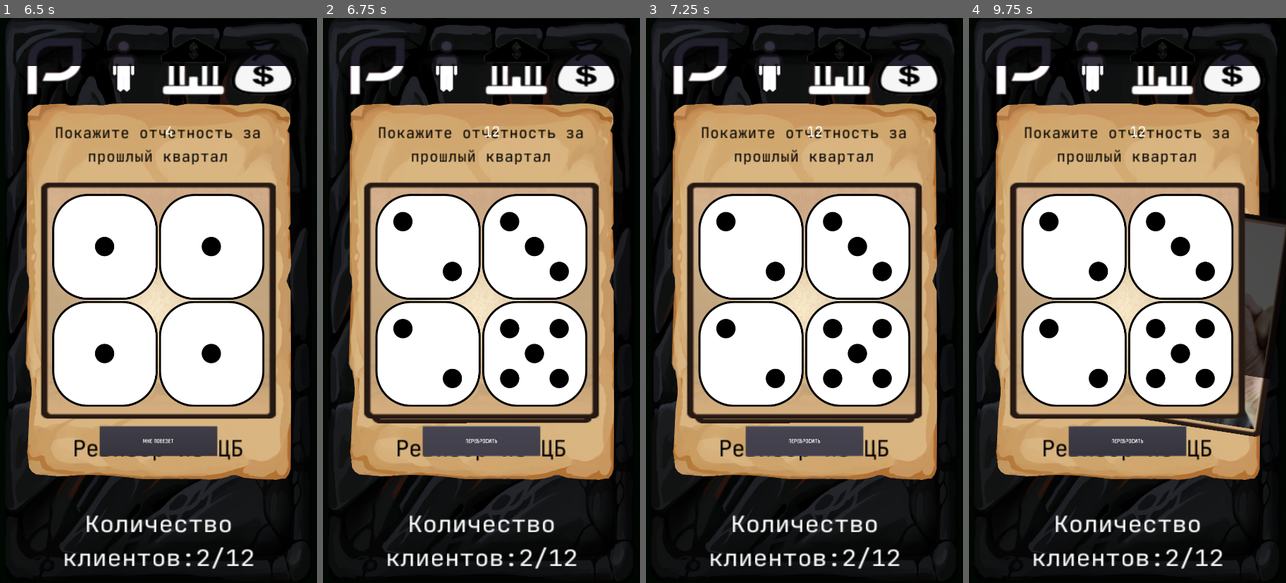
Above: before the commit, frames 1-4 (left to right).
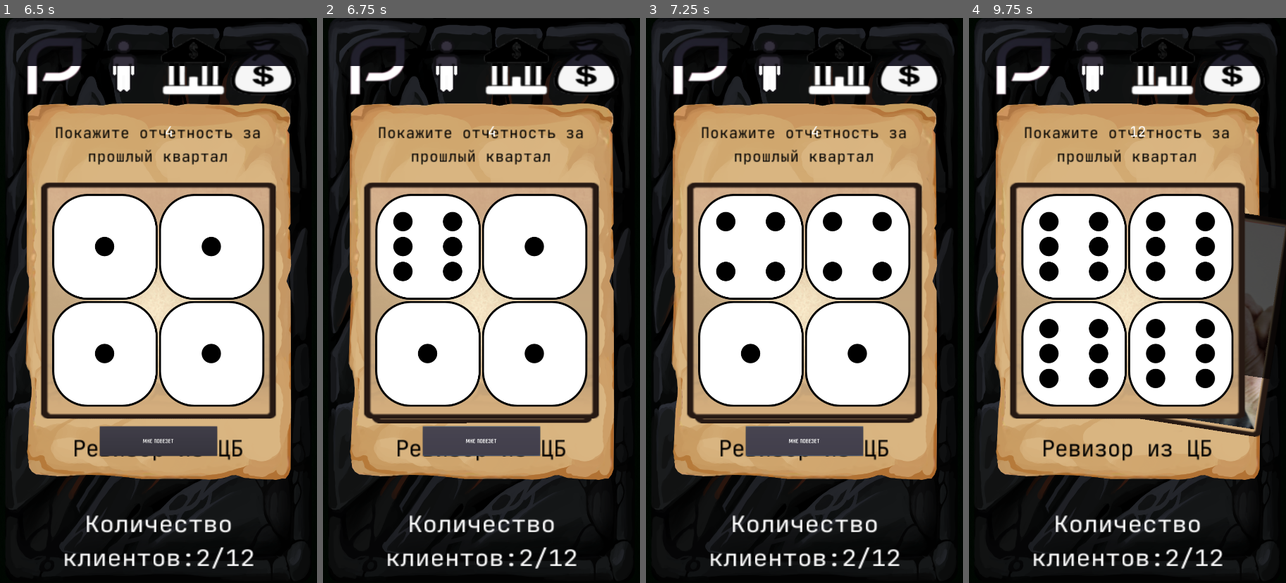
Above: after the commit, the same moments.

Repository: Nothengem/Detectivus
Game: Godot game, scene res://Scenes/StartMenu.tscn
The game is run twice, just before and just after one commit, with the same random seed, the same clock (stepped at 60 frames per second) and the same inputs.
Inputs (mouse positions are in pixels of both pictures, inside the frame that each line leads up to):
- Up to frame 1 (6.5 s): tap Enter at 0.5, 2, 4.25 s; move the mouse to (228, 272) at 0.52 s; click (228, 272) at 0.67 s; tap Space at 1.25, 2.75 s; drag from (95, 328) to (142, 413) at 1.27 s; move the mouse to (190, 176) at 2.02 s; click (190, 176) at 2.17 s; drag from (142, 413) to (63, 215) at 2.77 s; move the mouse to (253, 385) at 3.52 s; click (253, 385) at 3.67 s; drag from (63, 215) to (110, 159) at 4.27 s; move the mouse to (174, 300) at 5.02 s; click (174, 300) at 5.17 s; drag from (110, 159) to (95, 328) at 5.77 s
- Up to frame 2 (6.75 s): click "Мне повезет" at 6.5 s
- Up to frame 3 (7.25 s): no input
- Up to frame 4 (9.75 s): click "Перебросить" (after the commit: "Мне повезет") at 7.25 s; click "Перебросить" (after the commit: "Мне повезет") at 8 s; click "Перебросить" at 8.75 s; move the mouse to (1197, 272) at 9.52 s; click (1197, 272) at 9.67 s

Frame 1 is identical in both runs. In frame 2, 2.8% of the frame differs, in the area x 16-84%, y 19-76%; in frame 3, 2.6%; in frame 4, 5.1%, in the area x 16-84%, y 31-78%.

Commit message:
Добавлена анимация для дайсов. Поправлен счетчик дайса

Diff:
--- a/Scenes/Dice.gd
+++ b/Scenes/Dice.gd
@@ -4,7 +4,7 @@
 var Dice2
 var Dice3
 var Dice4
-var victory_number
+var victory_number = 0
 var limited_dice = 2
 var Dice_active
 var Dice2_active
@@ -15,16 +15,20 @@
 
 func _ready():
 	$Apperiance.play("Appearance")
+	Dice = 1
+	Dice2 = 1
+	Dice3 = 1
+	Dice4 = 1
 
 func _on_Dice4_ready():
 	Dice_update()
+	print(Dice, Dice2, Dice3, Dice4)
 
 func Dice_update():
 	Dice = $NinePatchRect/CenterContainer/VBoxContainer/HBoxContainer/Dice.my_random_number
 	Dice2 = $NinePatchRect/CenterContainer/VBoxContainer/HBoxContainer/Dice2.my_random_number
 	Dice3 = $NinePatchRect/CenterContainer/VBoxContainer/HBoxContainer2/Dice3.my_random_number
 	Dice4 = $NinePatchRect/CenterContainer/VBoxContainer/HBoxContainer2/Dice4.my_random_number
-	print(Dice, Dice2, Dice3, Dice4)
 
 func counter():
 	victory_number = Dice + Dice2 + Dice3 + Dice4
@@ -55,14 +59,7 @@
 		$Button.disabled = false
 
 func _on_Button_button_up():
-	if first_dice == true:
-		get_tree().call_group("Dice2", "first_dice")
-		Dice_update()
-		counter()
-		$Button.text = "Перебросить"
-		first_dice = false
-	elif first_dice == false:
-		get_tree().call_group("Dice2", "redice")
+	$RollDice.play("RollDice")
 
 func _on_Dice_texture_changed():
 	Dice = $NinePatchRect/CenterContainer/VBoxContainer/HBoxContainer/Dice.my_random_number
@@ -79,3 +76,23 @@
 func _on_Dice4_texture_changed():
 	Dice4 = $NinePatchRect/CenterContainer/VBoxContainer/HBoxContainer2/Dice4.my_random_number
 	counter()
+
+func _on_RollDice_animation_finished(RollDice):
+	$RollDice2.play("RollDice")
+
+func _on_RollDice2_animation_finished(anim_name):
+	$RollDice3.play("RollDice")
+
+func _on_RollDice3_animation_finished(anim_name):
+	$RollDice4.play("RollDice")
+
+func _on_RollDice4_animation_finished(anim_name):
+	if first_dice == true:
+		get_tree().call_group("Dice2", "first_dice")
+		counter()
+		$Button.text = "Перебросить"
+		first_dice = false
+	elif first_dice == false:
+		get_tree().call_group("Dice2", "redice")
+		$Button.visible = false
+		get_tree().call_group("Dice2", "hidecross")
--- a/Scenes/Dice.tscn
+++ b/Scenes/Dice.tscn
@@ -1,10 +1,12 @@
-[gd_scene load_steps=10 format=2]
+[gd_scene load_steps=15 format=2]
 
 [ext_resource path="res://Scenes/Dice.gd" type="Script" id=1]
 [ext_resource path="res://Scenes/Dice2.tscn" type="PackedScene" id=2]
 [ext_resource path="res://Resources/GFX/CharacterCardBG.png" type="Texture" id=3]
 [ext_resource path="res://Resources/GFX/Interface/Font/Card.tres" type="DynamicFont" id=4]
 [ext_resource path="res://Resources/GFX/Interface/Font/TextGame.tres" type="DynamicFont" id=5]
+[ext_resource path="res://Resources/GFX/Dice/Dice.tres" type="Texture" id=6]
+[ext_resource path="res://Resources/GFX/Dice/Dice1.png" type="Texture" id=7]
 
 [sub_resource type="StyleBoxEmpty" id=1]
 
@@ -72,92 +74,66 @@
 
 [sub_resource type="Animation" id=4]
 resource_name = "RollDice"
-length = 2.0
-step = 0.5
-tracks/0/type = "method"
-tracks/0/path = NodePath("NinePatchRect/CenterContainer/VBoxContainer/HBoxContainer/Dice")
-tracks/0/interp = 1
-tracks/0/loop_wrap = true
-tracks/0/imported = false
-tracks/0/enabled = true
-tracks/0/keys = {
-"times": PoolRealArray( 0, 0.5 ),
-"transitions": PoolRealArray( 1, 1 ),
-"values": [ {
-"args": [  ],
-"method": "redice_animation"
-}, {
-"args": [  ],
-"method": "image_generator"
-} ]
-}
-tracks/1/type = "method"
-tracks/1/path = NodePath("NinePatchRect/CenterContainer/VBoxContainer/HBoxContainer/Dice2")
-tracks/1/interp = 1
-tracks/1/loop_wrap = true
-tracks/1/imported = false
-tracks/1/enabled = true
-tracks/1/keys = {
-"times": PoolRealArray( 0, 1 ),
-"transitions": PoolRealArray( 1, 1 ),
-"values": [ {
-"args": [  ],
-"method": "redice_animation"
-}, {
-"args": [  ],
-"method": "image_generator"
-} ]
-}
-tracks/2/type = "method"
-tracks/2/path = NodePath("NinePatchRect/CenterContainer/VBoxContainer/HBoxContainer2/Dice3")
-tracks/2/interp = 1
-tracks/2/loop_wrap = true
-tracks/2/imported = false
-tracks/2/enabled = true
-tracks/2/keys = {
-"times": PoolRealArray( 0, 1.5 ),
-"transitions": PoolRealArray( 1, 1 ),
-"values": [ {
-"args": [  ],
-"method": "redice_animation"
-}, {
-"args": [  ],
-"method": "image_generator"
-} ]
-}
-tracks/3/type = "method"
-tracks/3/path = NodePath("NinePatchRect/CenterContainer/VBoxContainer/HBoxContainer2/Dice4")
-tracks/3/interp = 1
-tracks/3/loop_wrap = true
-tracks/3/imported = false
-tracks/3/enabled = true
-tracks/3/keys = {
-"times": PoolRealArray( 0, 2 ),
-"transitions": PoolRealArray( 1, 1 ),
-"values": [ {
-"args": [  ],
-"method": "redice_animation"
-}, {
-"args": [  ],
-"method": "image_generator"
-} ]
-}
-tracks/4/type = "method"
-tracks/4/path = NodePath(".")
-tracks/4/interp = 1
-tracks/4/loop_wrap = true
-tracks/4/imported = false
-tracks/4/enabled = true
-tracks/4/keys = {
-"times": PoolRealArray( 0, 2 ),
-"transitions": PoolRealArray( 1, 1 ),
-"values": [ {
-"args": [ false ],
-"method": "set_process_input"
-}, {
-"args": [ true ],
-"method": "set_process_input"
-} ]
+length = 0.5
+tracks/0/type = "value"
+tracks/0/path = NodePath("NinePatchRect/CenterContainer/VBoxContainer/HBoxContainer/Dice:texture")
+tracks/0/interp = 1
+tracks/0/loop_wrap = true
+tracks/0/imported = false
+tracks/0/enabled = true
+tracks/0/keys = {
+"times": PoolRealArray( 0, 0.1 ),
+"transitions": PoolRealArray( 2.46229, 1 ),
+"update": 1,
+"values": [ ExtResource( 7 ), ExtResource( 6 ) ]
+}
+
+[sub_resource type="Animation" id=5]
+resource_name = "RollDice"
+length = 0.5
+tracks/0/type = "value"
+tracks/0/path = NodePath("NinePatchRect/CenterContainer/VBoxContainer/HBoxContainer/Dice2:texture")
+tracks/0/interp = 1
+tracks/0/loop_wrap = true
+tracks/0/imported = false
+tracks/0/enabled = true
+tracks/0/keys = {
+"times": PoolRealArray( 0, 0.1 ),
+"transitions": PoolRealArray( 1, 1 ),
+"update": 1,
+"values": [ ExtResource( 7 ), ExtResource( 6 ) ]
+}
+
+[sub_resource type="Animation" id=6]
+resource_name = "RollDice"
+length = 0.5
+tracks/0/type = "value"
+tracks/0/path = NodePath("NinePatchRect/CenterContainer/VBoxContainer/HBoxContainer2/Dice3:texture")
+tracks/0/interp = 1
+tracks/0/loop_wrap = true
+tracks/0/imported = false
+tracks/0/enabled = true
+tracks/0/keys = {
+"times": PoolRealArray( 0, 0.1 ),
+"transitions": PoolRealArray( 1, 1 ),
+"update": 1,
+"values": [ ExtResource( 7 ), ExtResource( 6 ) ]
+}
+
+[sub_resource type="Animation" id=7]
+resource_name = "RollDice"
+length = 0.5
+tracks/0/type = "value"
+tracks/0/path = NodePath("NinePatchRect/CenterContainer/VBoxContainer/HBoxContainer2/Dice4:texture")
+tracks/0/interp = 1
+tracks/0/loop_wrap = true
+tracks/0/imported = false
+tracks/0/enabled = true
+tracks/0/keys = {
+"times": PoolRealArray( 0, 0.1 ),
+"transitions": PoolRealArray( 1, 1 ),
+"update": 1,
+"values": [ ExtResource( 7 ), ExtResource( 6 ) ]
 }
 
 [node name="DiceScene" type="Control" groups=[
@@ -179,9 +155,9 @@
 anchor_right = 0.5
 anchor_bottom = 0.5
 margin_left = -402.0
-margin_top = 703.2
+margin_top = 1440.0
 margin_right = 402.0
-margin_bottom = 1507.2
+margin_bottom = 2244.0
 rect_pivot_offset = Vector2( 402, 402 )
 texture = ExtResource( 3 )
 __meta__ = {
@@ -268,6 +244,15 @@
 [node name="RollDice" type="AnimationPlayer" parent="."]
 anims/RollDice = SubResource( 4 )
 
+[node name="RollDice2" type="AnimationPlayer" parent="."]
+anims/RollDice = SubResource( 5 )
+
+[node name="RollDice3" type="AnimationPlayer" parent="."]
+anims/RollDice = SubResource( 6 )
+
+[node name="RollDice4" type="AnimationPlayer" parent="."]
+anims/RollDice = SubResource( 7 )
+
 [node name="Label" type="Label" parent="."]
 margin_left = 375.227
 margin_top = 287.375
@@ -286,3 +271,7 @@
 [connection signal="texture_changed" from="NinePatchRect/CenterContainer/VBoxContainer/HBoxContainer2/Dice3" to="." method="_on_Dice3_texture_changed"]
 [connection signal="texture_changed" from="NinePatchRect/CenterContainer/VBoxContainer/HBoxContainer2/Dice4" to="." method="_on_Dice4_texture_changed"]
 [connection signal="button_up" from="Button" to="." method="_on_Button_button_up"]
+[connection signal="animation_finished" from="RollDice" to="." method="_on_RollDice_animation_finished"]
+[connection signal="animation_finished" from="RollDice2" to="." method="_on_RollDice2_animation_finished"]
+[connection signal="animation_finished" from="RollDice3" to="." method="_on_RollDice3_animation_finished"]
+[connection signal="animation_finished" from="RollDice4" to="." method="_on_RollDice4_animation_finished"]
--- a/Scenes/Dice2.gd
+++ b/Scenes/Dice2.gd
@@ -3,7 +3,7 @@
 var Dice = "Dice"
 var DiceImage
 var DicePicked
-var my_random_number
+var my_random_number = 1
 var picked = false
 var cross_active = 0
 
@@ -54,3 +54,6 @@
 
 func unblock_cross():
 	$Cross.visible = true
+
+func hidecross():
+	$Cross.visible = false
--- a/Scenes/IventCard.tscn
+++ b/Scenes/IventCard.tscn
@@ -15,20 +15,20 @@
 default_font = ExtResource( 6 )
 
 [node name="CardTemplate" type="NinePatchRect"]
-anchor_left = 0.5
-anchor_top = 0.5
-anchor_right = 0.5
-anchor_bottom = 0.5
-margin_left = -147.5
-margin_top = -200.0
-margin_right = 147.5
-margin_bottom = 200.0
+anchor_left = 0.062965
+anchor_top = 0.166667
+anchor_right = 0.937039
+anchor_bottom = 0.833333
+margin_left = 324.498
+margin_top = 440.0
+margin_right = -324.502
+margin_bottom = -440.0
 rect_scale = Vector2( 3.2, 3.2 )
 rect_pivot_offset = Vector2( 147.499, 200 )
 texture = ExtResource( 1 )
 script = ExtResource( 4 )
 __meta__ = {
-"_edit_use_anchors_": false
+"_edit_use_anchors_": true
 }
 
 [node name="CardTextCont" type="VBoxContainer" parent="."]
Not shown, added: Resources/GFX/.DS_Store
